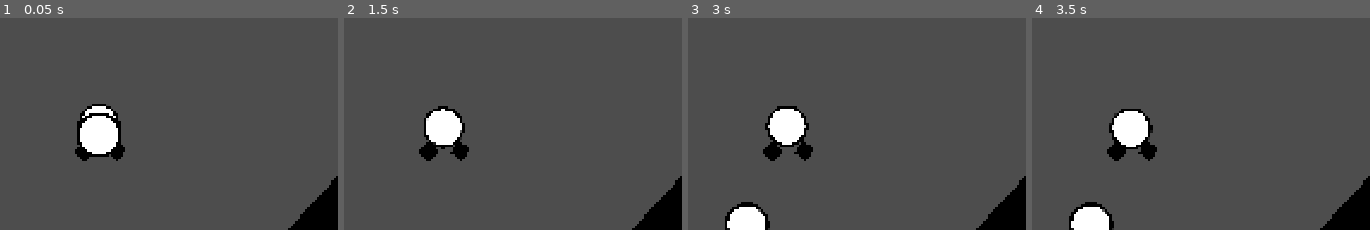
Above: before the commit, frames 1-4 (left to right).
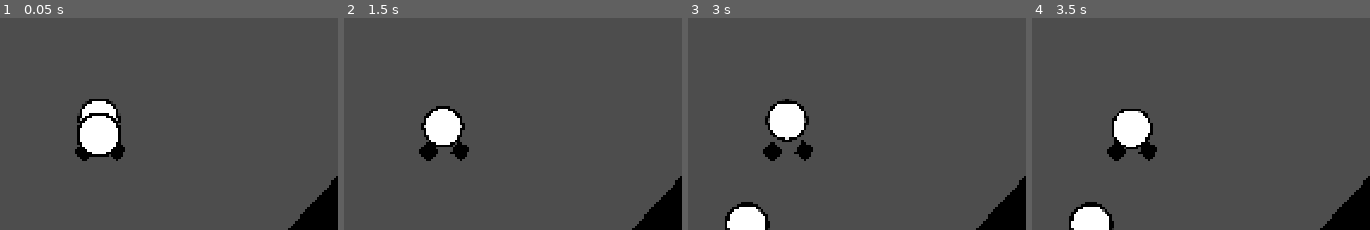
Above: after the commit, the same moments.

Repository: anttihaavikko/carbineball
Game: Godot game, scene res://Scenes/main.tscn
The game is run twice, just before and just after one commit, with the same random seed, the same clock (stepped at 60 frames per second) and the same inputs.
Inputs (mouse positions are % of the whole screen's width and height, from its top left):
- Up to frame 1 (0.05 s): no input
- Up to frame 2 (1.5 s): tap Enter at 0.5 s; move the mouse to (76, 42) at 0.52 s; hold R 0.53-1.28 s; tap Space at 1.25 s; move the mouse to (26, 52) at 1.27 s; tap Shift at 1.35 s
- Up to frame 3 (3 s): tap Enter at 2 s; move the mouse to (62, 24) at 2.02 s; hold Alt 2.03-2.78 s; tap Space at 2.75 s; move the mouse to (44, 68) at 2.77 s; tap R at 2.85 s
- Up to frame 4 (3.5 s): no input
The pictures show only the part of the screen within x 36-86%, y 20-69%; the shares and areas given below are measured in that part.

The runs differ from the first frame. In frame 1, 0.5% of the frame differs, in the area x 22-36%, y 38-51%; in frame 2, 0.2%; in frame 3, 1.1%, in the area x 22-36%, y 38-61%; in frame 4, 0.2%.

Commit message:
Implement ball spawn/respawn

Diff:
--- /dev/null
+++ b/Scenes/ball.tscn
@@ -0,0 +1,30 @@
+[gd_scene format=3 uid="uid://ktqgft2vo86g"]
+
+[ext_resource type="Script" uid="uid://xpxovkbp7l1f" path="res://Scripts/ball.gd" id="1_ij5cq"]
+[ext_resource type="Texture2D" uid="uid://cijvrkcbnjaal" path="res://_Starter/Sprites/circle.png" id="2_376qj"]
+
+[sub_resource type="PhysicsMaterial" id="PhysicsMaterial_kry3j"]
+bounce = 0.7
+
+[sub_resource type="CircleShape2D" id="CircleShape2D_8gbba"]
+radius = 47.010635
+
+[node name="Ball" type="RigidBody2D" unique_id=1932390979 node_paths=PackedStringArray("board")]
+collision_layer = 3
+physics_material_override = SubResource("PhysicsMaterial_kry3j")
+contact_monitor = true
+max_contacts_reported = 1
+script = ExtResource("1_ij5cq")
+board = NodePath("")
+
+[node name="CollisionShape2D" type="CollisionShape2D" parent="." unique_id=157506610]
+shape = SubResource("CircleShape2D_8gbba")
+
+[node name="Body" type="Sprite2D" parent="." unique_id=2043940934]
+self_modulate = Color(0, 0, 0, 1)
+scale = Vector2(0.19886917, 0.19886917)
+texture = ExtResource("2_376qj")
+
+[node name="Fill" type="Sprite2D" parent="Body" unique_id=573618181]
+scale = Vector2(0.86799544, 0.86799544)
+texture = ExtResource("2_376qj")
--- a/Scenes/main.tscn
+++ b/Scenes/main.tscn
@@ -3,24 +3,18 @@
 [ext_resource type="Script" uid="uid://b0fr17vp8abvx" path="res://_Starter/Scripts/dev_restart.gd" id="1_6bp64"]
 [ext_resource type="Texture2D" uid="uid://74hyg5isj5x3" path="res://_Starter/Sprites/square.png" id="1_jjgbg"]
 [ext_resource type="Texture2D" uid="uid://cijvrkcbnjaal" path="res://_Starter/Sprites/circle.png" id="2_bo1nx"]
-[ext_resource type="Script" uid="uid://xpxovkbp7l1f" path="res://Scripts/ball.gd" id="2_jjvhh"]
 [ext_resource type="Script" uid="uid://ct7rhapds5qbb" path="res://Scripts/board.gd" id="2_kry3j"]
 [ext_resource type="Script" uid="uid://uq5uddkuj305" path="res://Scripts/dude.gd" id="3_8gbba"]
 [ext_resource type="Script" uid="uid://bg23xdidtnsgd" path="res://Scripts/retractor.gd" id="3_21xkr"]
-
-[sub_resource type="RectangleShape2D" id="RectangleShape2D_jjgbg"]
+[ext_resource type="PackedScene" uid="uid://ktqgft2vo86g" path="res://Scenes/ball.tscn" id="5_6bp64"]
 
 [sub_resource type="PhysicsMaterial" id="PhysicsMaterial_8gbba"]
 absorbent = true
 
+[sub_resource type="RectangleShape2D" id="RectangleShape2D_jjgbg"]
+
 [sub_resource type="PhysicsMaterial" id="PhysicsMaterial_21xkr"]
 bounce = 2.0
-
-[sub_resource type="PhysicsMaterial" id="PhysicsMaterial_kry3j"]
-bounce = 0.7
-
-[sub_resource type="CircleShape2D" id="CircleShape2D_8gbba"]
-radius = 47.010635
 
 [sub_resource type="PhysicsMaterial" id="PhysicsMaterial_jjvhh"]
 bounce = 2.0
@@ -40,112 +34,12 @@
 script = ExtResource("1_6bp64")
 metadata/_custom_type_script = "uid://b0fr17vp8abvx"
 
-[node name="Walls" type="Node2D" parent="." unique_id=1373971343]
-
-[node name="Wall" type="Sprite2D" parent="Walls" unique_id=872721930]
-self_modulate = Color(0, 0, 0, 1)
-position = Vector2(972.4999, -0.49999046)
-scale = Vector2(2149, 146.99998)
-texture = ExtResource("1_jjgbg")
-metadata/_edit_group_ = true
-
-[node name="StaticBody2D" type="StaticBody2D" parent="Walls/Wall" unique_id=752423810]
-scale = Vector2(0.049999997, 0.049999997)
-
-[node name="CollisionShape2D" type="CollisionShape2D" parent="Walls/Wall/StaticBody2D" unique_id=1855946282]
-scale = Vector2(0.9999999, 0.99999994)
-shape = SubResource("RectangleShape2D_jjgbg")
-
-[node name="Wall Left" type="Sprite2D" parent="Walls" unique_id=1958698174]
-self_modulate = Color(0, 0, 0, 1)
-position = Vector2(2.9999962, 631)
-scale = Vector2(320.49988, 1300)
-texture = ExtResource("1_jjgbg")
-metadata/_edit_group_ = true
-
-[node name="StaticBody2D" type="StaticBody2D" parent="Walls/Wall Left" unique_id=85976337]
-scale = Vector2(0.049999997, 0.049999997)
-
-[node name="CollisionShape2D" type="CollisionShape2D" parent="Walls/Wall Left/StaticBody2D" unique_id=850667827]
-scale = Vector2(0.99999994, 0.99999994)
-shape = SubResource("RectangleShape2D_jjgbg")
-
-[node name="Wall Left2" type="Sprite2D" parent="Walls" unique_id=1154814029]
-self_modulate = Color(0, 0, 0, 1)
-position = Vector2(105, 1267)
-scale = Vector2(320.49988, 465.99994)
-texture = ExtResource("1_jjgbg")
-metadata/_edit_group_ = true
-
-[node name="StaticBody2D" type="StaticBody2D" parent="Walls/Wall Left2" unique_id=1944642252]
-scale = Vector2(0.049999997, 0.049999997)
-
-[node name="CollisionShape2D" type="CollisionShape2D" parent="Walls/Wall Left2/StaticBody2D" unique_id=1401750368]
-scale = Vector2(0.99999994, 0.99999994)
-shape = SubResource("RectangleShape2D_jjgbg")
-
-[node name="Wall Right" type="Sprite2D" parent="Walls" unique_id=1281061198]
-self_modulate = Color(0, 0, 0, 1)
-position = Vector2(1914, 634)
-scale = Vector2(320.49988, 1300)
-texture = ExtResource("1_jjgbg")
-metadata/_edit_group_ = true
-
-[node name="StaticBody2D" type="StaticBody2D" parent="Walls/Wall Right" unique_id=1320185445]
-scale = Vector2(0.049999997, 0.049999997)
-
-[node name="CollisionShape2D" type="CollisionShape2D" parent="Walls/Wall Right/StaticBody2D" unique_id=1921744486]
-scale = Vector2(0.99999994, 0.99999994)
-shape = SubResource("RectangleShape2D_jjgbg")
-
-[node name="Wall Right2" type="Sprite2D" parent="Walls" unique_id=1593907729]
-self_modulate = Color(0, 0, 0, 1)
-position = Vector2(1820.9999, 1243)
-scale = Vector2(320.49988, 430.0001)
-texture = ExtResource("1_jjgbg")
-metadata/_edit_group_ = true
-
-[node name="StaticBody2D" type="StaticBody2D" parent="Walls/Wall Right2" unique_id=1422271616]
-scale = Vector2(0.049999997, 0.049999997)
-
-[node name="CollisionShape2D" type="CollisionShape2D" parent="Walls/Wall Right2/StaticBody2D" unique_id=955218128]
-scale = Vector2(0.99999994, 0.99999994)
-shape = SubResource("RectangleShape2D_jjgbg")
-
-[node name="Wall Slant Right" type="Sprite2D" parent="Walls" unique_id=855349915]
-self_modulate = Color(0, 0, 0, 1)
-position = Vector2(2037.0001, 878.00006)
-rotation = 0.7853982
-scale = Vector2(320.49988, 744.2817)
-texture = ExtResource("1_jjgbg")
-metadata/_edit_group_ = true
-
-[node name="StaticBody2D" type="StaticBody2D" parent="Walls/Wall Slant Right" unique_id=1068243784]
-scale = Vector2(0.049999997, 0.049999997)
-
-[node name="CollisionShape2D" type="CollisionShape2D" parent="Walls/Wall Slant Right/StaticBody2D" unique_id=713934538]
-scale = Vector2(0.99999994, 0.99999994)
-shape = SubResource("RectangleShape2D_jjgbg")
-
-[node name="Wall Slant Left" type="Sprite2D" parent="Walls" unique_id=1544284350]
-self_modulate = Color(0, 0, 0, 1)
-position = Vector2(-110.800255, 884.19977)
-rotation = -0.7853982
-scale = Vector2(320.49988, 743.36487)
-texture = ExtResource("1_jjgbg")
-metadata/_edit_group_ = true
-
-[node name="StaticBody2D" type="StaticBody2D" parent="Walls/Wall Slant Left" unique_id=2095737268]
-scale = Vector2(0.049999997, 0.049999997)
-
-[node name="CollisionShape2D" type="CollisionShape2D" parent="Walls/Wall Slant Left/StaticBody2D" unique_id=20847471]
-scale = Vector2(0.99999994, 0.99999994)
-shape = SubResource("RectangleShape2D_jjgbg")
-
-[node name="Board" type="Node2D" parent="." unique_id=185348112 node_paths=PackedStringArray("holder_left", "holder_right")]
+[node name="Board" type="Node2D" parent="." unique_id=185348112 node_paths=PackedStringArray("holder_left", "holder_right", "spawn_point")]
 script = ExtResource("2_kry3j")
 holder_left = NodePath("Holder Left")
 holder_right = NodePath("Holder Right")
+ball_prefab = ExtResource("5_6bp64")
+spawn_point = NodePath("Spawn Point")
 
 [node name="Holder Left" type="Sprite2D" parent="Board" unique_id=169843154 node_paths=PackedStringArray("body")]
 self_modulate = Color(0, 0, 0, 1)
@@ -195,25 +89,110 @@
 [node name="CollisionPolygon2D" type="CollisionPolygon2D" parent="Board/Bumper Right/StaticBody2D" unique_id=493038999]
 polygon = PackedVector2Array(1901.3201, 1093.2336, 2146.7979, 799.0178, 2138.6455, 1067.0364)
 
-[node name="Ball" type="RigidBody2D" parent="." unique_id=1497616953 node_paths=PackedStringArray("board")]
-position = Vector2(960, 513)
-physics_material_override = SubResource("PhysicsMaterial_kry3j")
-contact_monitor = true
-max_contacts_reported = 1
-script = ExtResource("2_jjvhh")
-board = NodePath("../Board")
-
-[node name="CollisionShape2D" type="CollisionShape2D" parent="Ball" unique_id=1412808999]
-shape = SubResource("CircleShape2D_8gbba")
-
-[node name="Body" type="Sprite2D" parent="Ball" unique_id=719079086]
-self_modulate = Color(0, 0, 0, 1)
-scale = Vector2(0.19886917, 0.19886917)
-texture = ExtResource("2_bo1nx")
-
-[node name="Fill" type="Sprite2D" parent="Ball/Body" unique_id=2137953343]
-scale = Vector2(0.86799544, 0.86799544)
-texture = ExtResource("2_bo1nx")
+[node name="Spawn Point" type="Node2D" parent="Board" unique_id=216003704]
+position = Vector2(960, 500)
+
+[node name="Walls" type="Node2D" parent="." unique_id=1373971343]
+
+[node name="Wall" type="Sprite2D" parent="Walls" unique_id=872721930]
+self_modulate = Color(0, 0, 0, 1)
+position = Vector2(972.4999, -0.49999046)
+scale = Vector2(2149, 146.99998)
+texture = ExtResource("1_jjgbg")
+metadata/_edit_group_ = true
+
+[node name="StaticBody2D" type="StaticBody2D" parent="Walls/Wall" unique_id=752423810]
+scale = Vector2(0.049999997, 0.049999997)
+
+[node name="CollisionShape2D" type="CollisionShape2D" parent="Walls/Wall/StaticBody2D" unique_id=1855946282]
+scale = Vector2(0.9999999, 0.99999994)
+shape = SubResource("RectangleShape2D_jjgbg")
+
+[node name="Wall Left" type="Sprite2D" parent="Walls" unique_id=1958698174]
+self_modulate = Color(0, 0, 0, 1)
+position = Vector2(2.9999962, 631)
+scale = Vector2(320.49988, 1300)
+texture = ExtResource("1_jjgbg")
+metadata/_edit_group_ = true
+
+[node name="StaticBody2D" type="StaticBody2D" parent="Walls/Wall Left" unique_id=85976337]
+scale = Vector2(0.049999997, 0.049999997)
+
+[node name="CollisionShape2D" type="CollisionShape2D" parent="Walls/Wall Left/StaticBody2D" unique_id=850667827]
+scale = Vector2(0.99999994, 0.99999994)
+shape = SubResource("RectangleShape2D_jjgbg")
+
+[node name="Wall Left2" type="Sprite2D" parent="Walls" unique_id=1154814029]
+self_modulate = Color(0, 0, 0, 1)
+position = Vector2(105, 1267)
+scale = Vector2(320.49988, 465.99994)
+texture = ExtResource("1_jjgbg")
+metadata/_edit_group_ = true
+
+[node name="StaticBody2D" type="StaticBody2D" parent="Walls/Wall Left2" unique_id=1944642252]
+scale = Vector2(0.049999997, 0.049999997)
+
+[node name="CollisionShape2D" type="CollisionShape2D" parent="Walls/Wall Left2/StaticBody2D" unique_id=1401750368]
+scale = Vector2(0.99999994, 0.99999994)
+shape = SubResource("RectangleShape2D_jjgbg")
+
+[node name="Wall Right" type="Sprite2D" parent="Walls" unique_id=1281061198]
+self_modulate = Color(0, 0, 0, 1)
+position = Vector2(1914, 634)
+scale = Vector2(320.49988, 1300)
+texture = ExtResource("1_jjgbg")
+metadata/_edit_group_ = true
+
+[node name="StaticBody2D" type="StaticBody2D" parent="Walls/Wall Right" unique_id=1320185445]
+scale = Vector2(0.049999997, 0.049999997)
+
+[node name="CollisionShape2D" type="CollisionShape2D" parent="Walls/Wall Right/StaticBody2D" unique_id=1921744486]
+scale = Vector2(0.99999994, 0.99999994)
+shape = SubResource("RectangleShape2D_jjgbg")
+
+[node name="Wall Right2" type="Sprite2D" parent="Walls" unique_id=1593907729]
+self_modulate = Color(0, 0, 0, 1)
+position = Vector2(1820.9999, 1243)
+scale = Vector2(320.49988, 430.0001)
+texture = ExtResource("1_jjgbg")
+metadata/_edit_group_ = true
+
+[node name="StaticBody2D" type="StaticBody2D" parent="Walls/Wall Right2" unique_id=1422271616]
+scale = Vector2(0.049999997, 0.049999997)
+
+[node name="CollisionShape2D" type="CollisionShape2D" parent="Walls/Wall Right2/StaticBody2D" unique_id=955218128]
+scale = Vector2(0.99999994, 0.99999994)
+shape = SubResource("RectangleShape2D_jjgbg")
+
+[node name="Wall Slant Right" type="Sprite2D" parent="Walls" unique_id=855349915]
+self_modulate = Color(0, 0, 0, 1)
+position = Vector2(2037.0001, 878.00006)
+rotation = 0.7853982
+scale = Vector2(320.49988, 744.2817)
+texture = ExtResource("1_jjgbg")
+metadata/_edit_group_ = true
+
+[node name="StaticBody2D" type="StaticBody2D" parent="Walls/Wall Slant Right" unique_id=1068243784]
+scale = Vector2(0.049999997, 0.049999997)
+
+[node name="CollisionShape2D" type="CollisionShape2D" parent="Walls/Wall Slant Right/StaticBody2D" unique_id=713934538]
+scale = Vector2(0.99999994, 0.99999994)
+shape = SubResource("RectangleShape2D_jjgbg")
+
+[node name="Wall Slant Left" type="Sprite2D" parent="Walls" unique_id=1544284350]
+self_modulate = Color(0, 0, 0, 1)
+position = Vector2(-110.800255, 884.19977)
+rotation = -0.7853982
+scale = Vector2(320.49988, 743.36487)
+texture = ExtResource("1_jjgbg")
+metadata/_edit_group_ = true
+
+[node name="StaticBody2D" type="StaticBody2D" parent="Walls/Wall Slant Left" unique_id=2095737268]
+scale = Vector2(0.049999997, 0.049999997)
+
+[node name="CollisionShape2D" type="CollisionShape2D" parent="Walls/Wall Slant Left/StaticBody2D" unique_id=20847471]
+scale = Vector2(0.99999994, 0.99999994)
+shape = SubResource("RectangleShape2D_jjgbg")
 
 [node name="Sun" type="AnimatableBody2D" parent="." unique_id=224876035]
 position = Vector2(960, 1079)
@@ -249,9 +228,13 @@
 scale = Vector2(0.8535397, 0.8535397)
 texture = ExtResource("2_bo1nx")
 
-[node name="Area2D" type="Area2D" parent="." unique_id=1612607923]
-position = Vector2(954, 1346)
-
-[node name="CollisionShape2D" type="CollisionShape2D" parent="Area2D" unique_id=570535150]
+[node name="Death Area" type="Area2D" parent="." unique_id=1612607923]
+position = Vector2(954, 1392)
+collision_layer = 2
+collision_mask = 2
+
+[node name="CollisionShape2D" type="CollisionShape2D" parent="Death Area" unique_id=570535150]
 position = Vector2(49.5, -18)
 shape = SubResource("RectangleShape2D_cpkcx")
+
+[connection signal="body_entered" from="Death Area" to="Board" method="die"]
--- a/Scripts/ball.gd
+++ b/Scripts/ball.gd
@@ -1,6 +1,6 @@
 class_name Ball extends RigidBody2D
 
-@export var board: Board
+var board: Board
 
 func _ready() -> void:
 	body_entered.connect(hit)
--- a/Scripts/board.gd
+++ b/Scripts/board.gd
@@ -2,10 +2,35 @@
 
 @export var holder_left: Retractor
 @export var holder_right: Retractor
+@export var ball_prefab: PackedScene
+@export var spawn_point: Node2D
 
 var started := false
+var balls: Array[Ball] = []
+
+func _ready() -> void:
+	spawn_ball()
+
+func spawn_ball():
+	var ball = ball_prefab.instantiate() as Ball
+	ball.global_position = spawn_point.global_position
+	ball.board = self
+	add_child(ball)
+	balls.append(ball)
 
 func start():
 	if started: return
 	holder_left.retract()
 	holder_right.retract()
+
+func reset():
+	spawn_ball()
+	holder_left.reset()
+	holder_right.reset()
+
+func die(node: Node):
+	if node is Ball:
+		node.queue_free()
+		balls.remove_at(balls.find(node))
+		if balls.size() == 0:
+			call_deferred("reset")
--- a/Scripts/retractor.gd
+++ b/Scripts/retractor.gd
@@ -2,6 +2,15 @@
 
 @export var body: StaticBody2D
 
+var layers: int
+
+func _ready() -> void:
+	layers = body.collision_layer
+
 func retract():
 	modulate.a = 0.25
 	body.collision_layer = 0
+
+func reset():
+	modulate.a = 1
+	body.collision_layer = layers
